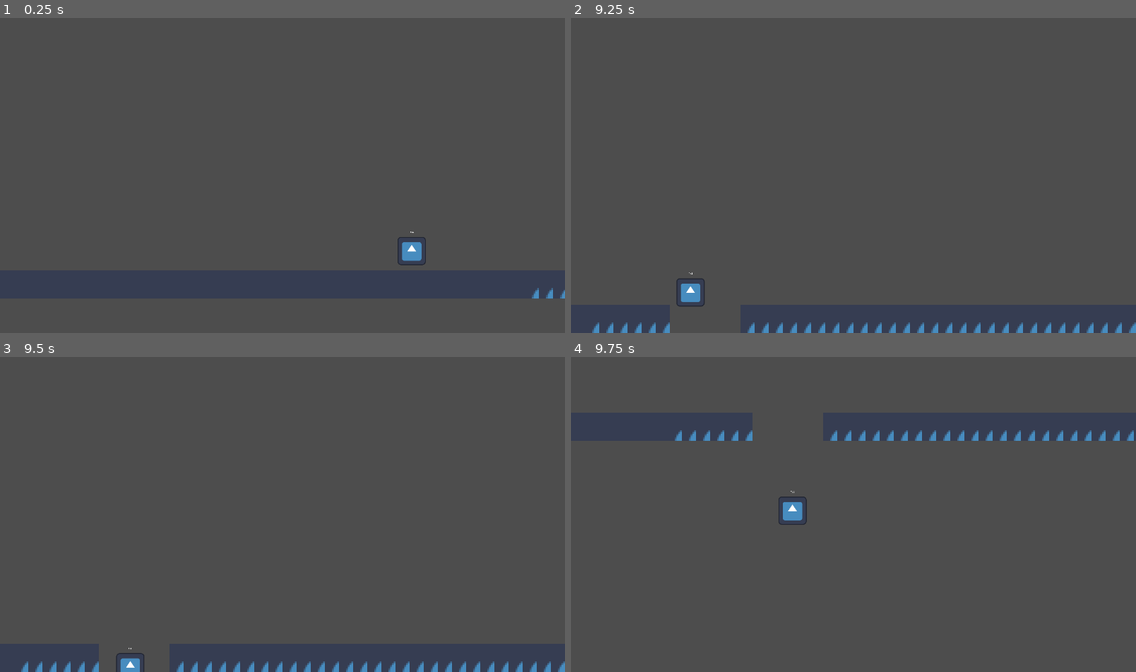
Above: before the commit, frames 1-4 (two rows, left to right).
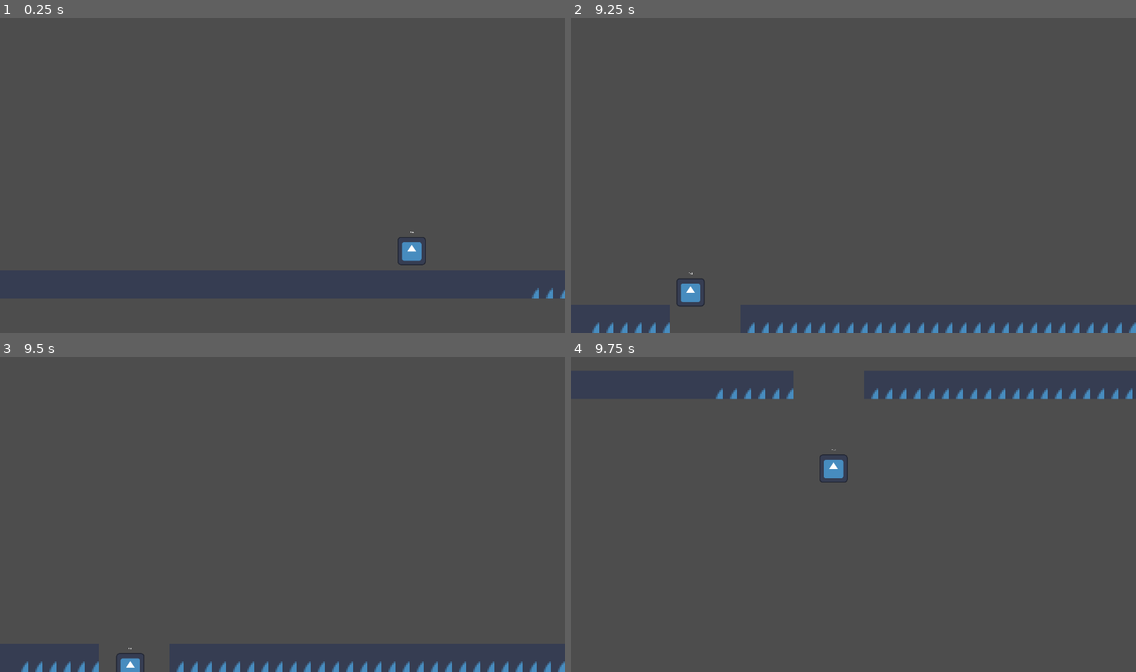
Above: after the commit, the same moments.

Repository: PoorCoconut/GamedevJS-Jam
Game: Godot game, scene res://game_scenes/worlds/CamTest.tscn
Same seed, same stepped clock (60 frames per second), same inputs: the game is played once before the commit and once after it. This scene is started directly instead of the project's main scene. The engine's default icon, where the game draws it, is replaced by a stand-in: a white triangle on a blue panel in a dark square. Sound files missing from this copy of the repository are replaced by a short silence.
Inputs (mouse positions are in pixels of both pictures, inside the frame that each line leads up to):
- Up to frame 1 (0.25 s): no input
- Up to frame 2 (9.25 s): tap Enter at 0.5 s; move the mouse to (977, 159) at 0.52 s; hold D (move_right) 0.53-1.25 s; click (977, 159) at 0.67 s; tap W (move_up) at 0.77, 3.77, 6.77 s; drag from (740, 191) to (1056, 276) at 1.27 s; move the mouse to (910, 106) at 2.02 s; hold A (move_left) 2.03-2.75 s; drag from (825, 238) to (1090, 285) at 2.77 s; move the mouse to (1023, 222) at 3.52 s; hold D (move_right) 3.53-4.25 s; drag from (684, 128) to (768, 93) at 4.27 s; move the mouse to (881, 175) at 5.02 s; hold D (move_right) 5.03-5.75 s; click (881, 175) at 5.17 s; drag from (768, 93) to (740, 191) at 5.77 s; move the mouse to (977, 159) at 6.52 s; hold A (move_left) 6.53-7.25 s; drag from (740, 191) to (667, 276) at 7.27 s; tap Space at 8 s; move the mouse to (910, 106) at 8.02 s; hold D (move_right) 8.03-8.75 s; drag from (825, 238) to (684, 128) at 8.77 s
- Up to frame 3 (9.5 s): no input
- Up to frame 4 (9.75 s): move the mouse to (1023, 561) at 9.52 s; hold A (move_left) from 9.53 s (still down); click (1023, 561) at 9.67 s

Frames 1-3 are identical in both runs. In frame 4, 2.2% of the frame differs, in the area x 18-100%, y 9-54%.

Commit message:
Better y lookahead

Diff:
--- a/game_scenes/worlds/CamTest.tscn
+++ b/game_scenes/worlds/CamTest.tscn
@@ -162,7 +162,9 @@
 [node name="WorldCameraComponent" parent="." unique_id=1725945058 node_paths=PackedStringArray("target") instance=ExtResource("2_ji3no")]
 camera_mode = 2
 target = NodePath("../PlatformerPlayer")
-lookahead_distance = Vector2(60, 60)
+lookahead_distance = Vector2(60, 200)
+lookahead_speed = 10.0
+deadzone_size = Vector2(50, 50)
 
 [node name="PlatformerPlayer" parent="." unique_id=240714517 instance=ExtResource("3_r31nx")]
 position = Vector2(-184, -8)
--- a/systems/World Camera Component/world_camera_component.gd
+++ b/systems/World Camera Component/world_camera_component.gd
@@ -23,9 +23,18 @@
 ## How fast the camera catches up to the target and glides between rooms
 @export var camera_speed: float = 5.0
 
+##How far the player must move UP before the camera commits to looking up
+@export var vertical_shift_threshold: float = 80.0
+##How many seconds the player must fall before the camera commits to looking down
+@export var fall_time_threshold: float = 0.4
+
 var cameraShakeNoise : FastNoiseLite
 var viewport_width : float
 var viewport_height : float
+
+var vertical_anchor_y: float
+var fall_timer: float = 0.0
+var target_lookahead_y: float = 0.0
 
 # Platformer State Variables
 var focus_position: Vector2
@@ -45,6 +54,7 @@
 	if target:
 		focus_position = target.global_position
 		global_position = target.global_position
+		vertical_anchor_y = target.global_position.y
 
 	if camera_mode == CameraMode.ROOM_BASED:
 		anchor_mode = Camera2D.ANCHOR_MODE_FIXED_TOP_LEFT
@@ -79,31 +89,55 @@
 	if abs(dist_y) > deadzone_size.y:
 		focus_position.y += dist_y - (sign(dist_y) * deadzone_size.y)
 
-	var target_lookahead = Vector2.ZERO
+	#Horizontal Lookahead (Velocity Based)
+	var target_lookahead_x = 0.0
+	if target.velocity.x > 10:
+		target_lookahead_x = lookahead_distance.x
+	elif target.velocity.x < -10:
+		target_lookahead_x = -lookahead_distance.x
 
-	#Horizontal
-	if target.velocity.x > 10:
-		target_lookahead.x = lookahead_distance.x
-	elif target.velocity.x < -10:
-		target_lookahead.x = -lookahead_distance.x
+	#Vertical Lookahead (State Based)
+	var y_diff = target.global_position.y - vertical_anchor_y
 
-	#Vertical
-	if target.velocity.y > 10: # Falling down
-		target_lookahead.y = lookahead_distance.y
-	elif target.velocity.y < -10: # Jumping up
-		target_lookahead.y = -lookahead_distance.y
+	#Track how long the player has been falling
+	if target.velocity.y > 0 and not target.is_on_floor():
+		fall_timer += delta
+	else:
+		fall_timer = 0.0
 
-	current_lookahead.x = lerpf(current_lookahead.x, target_lookahead.x, delta * lookahead_speed)
-	current_lookahead.y = lerpf(current_lookahead.y, target_lookahead.y, delta * lookahead_speed)
+	#Climbing: Check if player moved significantly UP from the anchor
+	if y_diff < -vertical_shift_threshold:
+		target_lookahead_y = -lookahead_distance.y
+		vertical_anchor_y = target.global_position.y # Drag the anchor up with them
+
+	#Falling: Check if player has fallen for a sustained time
+	elif fall_timer > fall_time_threshold:
+		target_lookahead_y = lookahead_distance.y
+		vertical_anchor_y = target.global_position.y # Sync anchor so it doesn't snap later
+
+	#Grounded Reset: Slowly normalize the camera if running flat
+	if target.is_on_floor():
+		#Pull the anchor back to the player's feet
+		vertical_anchor_y = lerpf(vertical_anchor_y, target.global_position.y, delta * 3.0)
+
+		#If the anchor has caught up to the player, slowly recenter the Y lookahead
+		if abs(target.global_position.y - vertical_anchor_y) < 5.0:
+			target_lookahead_y = lerpf(target_lookahead_y, 0.0, delta * 2.0)
+
+	#Apply the smooth lerp to current lookaheads
+	current_lookahead.x = lerpf(current_lookahead.x, target_lookahead_x, delta * lookahead_speed)
+	current_lookahead.y = lerpf(current_lookahead.y, target_lookahead_y, delta * lookahead_speed)
 
 	var target_pos = focus_position + current_lookahead
 
+	#Apply Room Limits Manually to the Target Position
 	var half_w = (viewport_width / 2.0) / zoom.x
 	var half_h = (viewport_height / 2.0) / zoom.y
 
 	target_pos.x = clamp(target_pos.x, target_limit_left + half_w, target_limit_right - half_w)
 	target_pos.y = clamp(target_pos.y, target_limit_top + half_h, target_limit_bottom - half_h)
 
+	#Smoothly Glide
 	global_position = global_position.lerp(target_pos, delta * camera_speed)
 
 func apply_room_limits(left: int, right: int, top: int, bottom: int) -> void:
